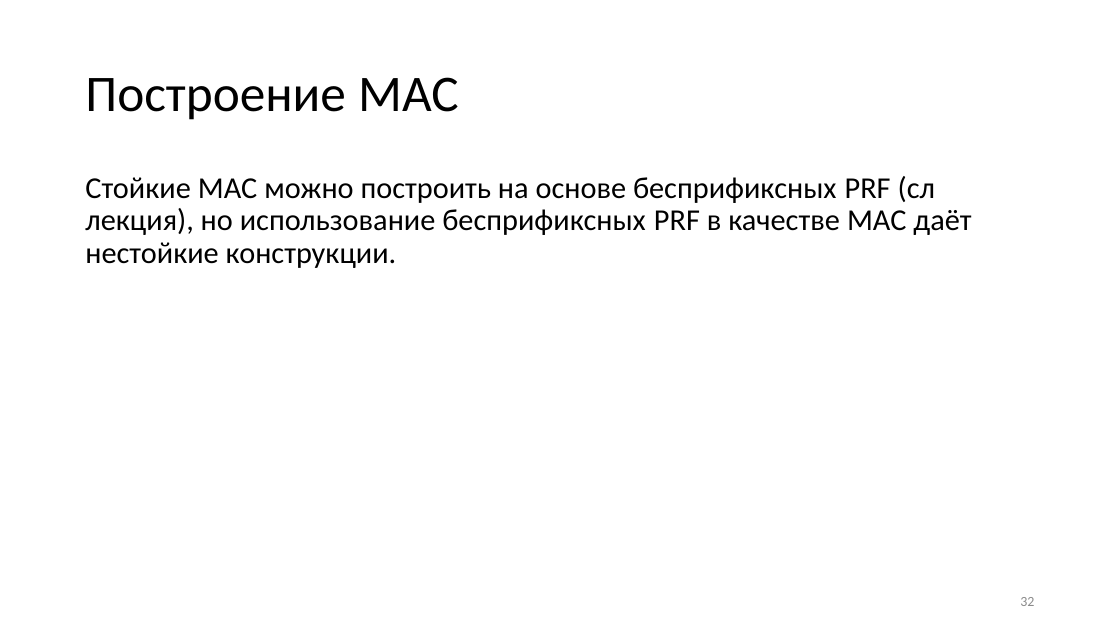
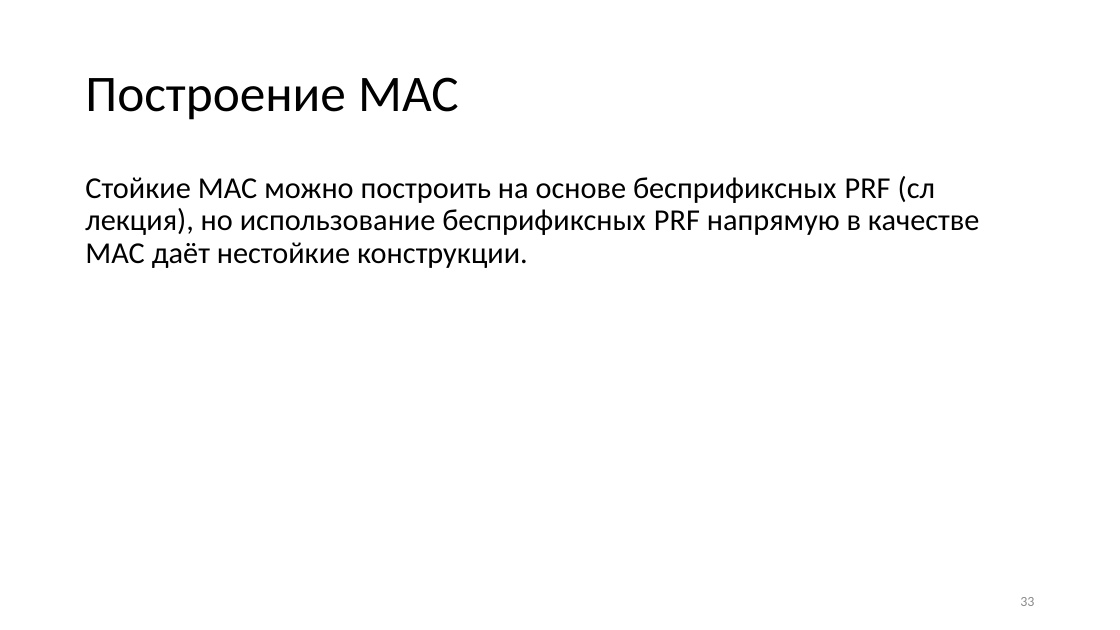
Before and after one commit to GeorgyFirsov-s-forks/CryptoLectures, a slide deck: slide 33 of Lectures/Lecture9.pptx (slide 32 before the commit). Drawn at 1120x630 pixels with LibreOffice and Linux fonts; fonts in the diff are those of the drawing. Boxes give left, top, right and bottom in pixels: in the first picture for what was removed or moved away, otherwise in the second. Text is boxed around its words. In the diff, an @@ line names an element or a change of style, - is before the commit and + after.

```diff
--- a/Lectures/Lecture9.pptx
+++ b/Lectures/Lecture9.pptx
@@ text at (85, 176, 980, 268): text changed @@
-Стойкие MAC можно построить на основе беспрификсных PRF (сл лекция), но использование беспрификсных PRF в качестве MAC даёт нестойкие конструкции.
+Стойкие MAC можно построить на основе беспрификсных PRF (сл лекция), но использование беспрификсных PRF напрямую в качестве MAC даёт нестойкие конструкции.
```
Also in this commit, not shown: 6 other slides changed, 1 slide added, 1 other file.
